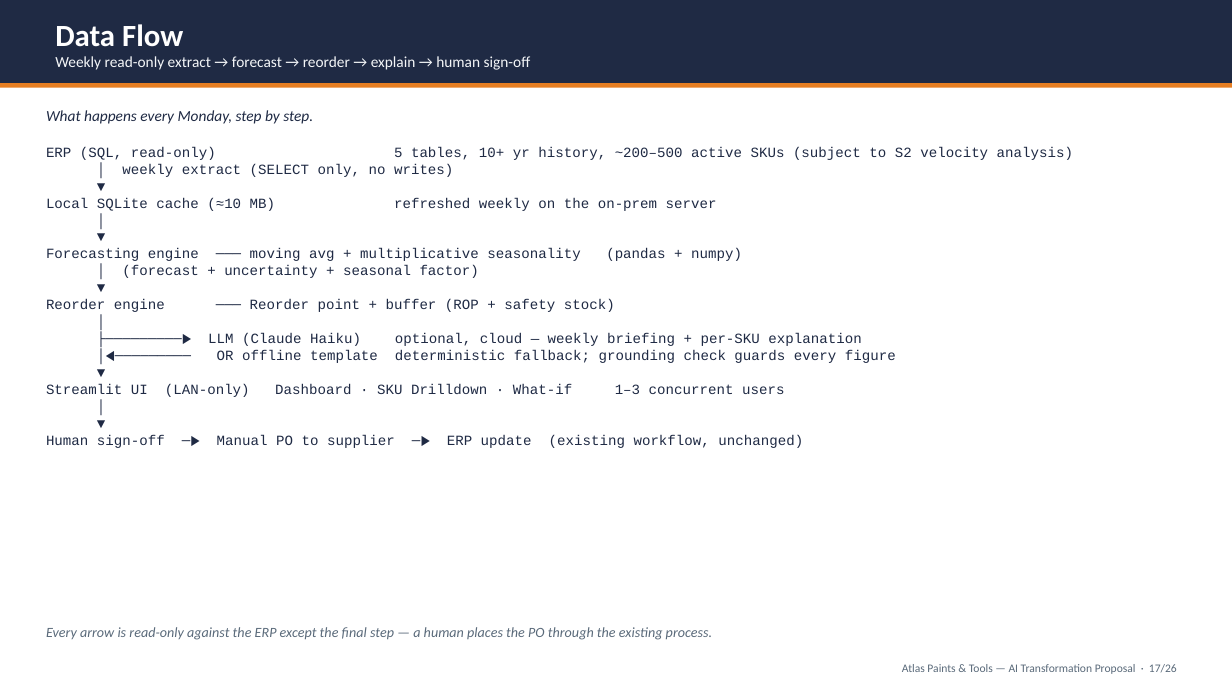
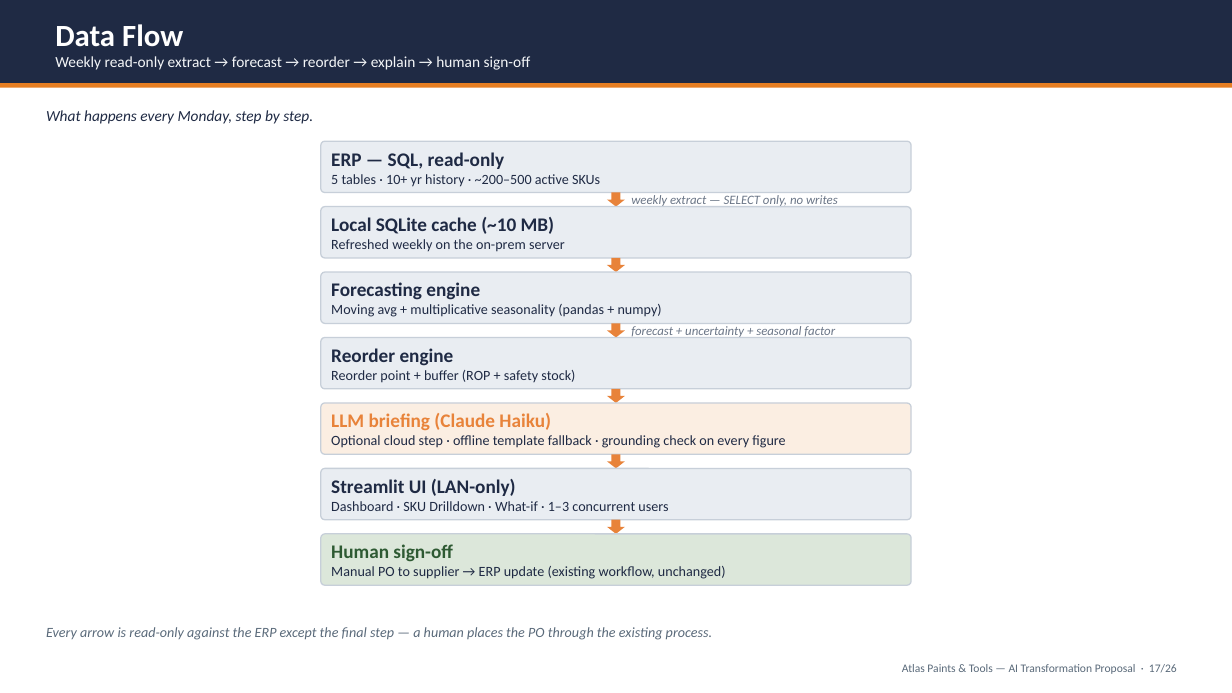
Before and after one commit to Khalifeh11/inventory-reorder-intelligence, a slide deck: slide 17 of proposal/Atlas_AI_Solution_Proposal.pptx. Drawn at 1232x693 pixels with LibreOffice and Linux fonts; fonts in the diff are those of the drawing. Boxes give left, top, right and bottom in pixels: in the first picture for what was removed or moved away, otherwise in the second. Text is boxed around its words. In the diff, an @@ line names an element or a change of style, - is before the commit and + after.

```diff
--- a/proposal/Atlas_AI_Solution_Proposal.pptx
+++ b/proposal/Atlas_AI_Solution_Proposal.pptx
@@ text removed at <box>46,146,1073,448</box> @@
-ERP (SQL, read-only) 5 tables, 10+ yr history, ~200–500 active SKUs (subject to S2 velocity analysis)
-│ weekly extract (SELECT only, no writes)
-▼
-Local SQLite cache (≈10 MB) refreshed weekly on the on-prem server
-│
-▼
-Forecasting engine ─── moving avg + multiplicative seasonality (pandas + numpy)
-│ (forecast + uncertainty + seasonal factor)
-▼
-Reorder engine ─── Reorder point + buffer (ROP + safety stock)
-│
-├─────────▶ LLM (Claude Haiku) optional, cloud — weekly briefing + per-SKU explanation
-│◀───────── OR offline template deterministic fallback; grounding check guards every figure
-▼
-Streamlit UI (LAN-only) Dashboard · SKU Drilldown · What-if 1–3 concurrent users
-│
-▼
-Human sign-off ─▶ Manual PO to supplier ─▶ ERP update (existing workflow, unchanged)
@@ rounded rectangle added at <box>321,141,911,193</box>, fill #E9EDF2, outline #C7CFD9 1 pt, 11 pt, text #1F2A44 @@
+ERP — SQL, read-only
+5 tables · 10+ yr history · ~200–500 active SKUs
@@ rounded rectangle added at <box>321,207,911,259</box>, fill #E9EDF2, outline #C7CFD9 1 pt, 11 pt, text #1F2A44 @@
+Local SQLite cache (~10 MB)
+Refreshed weekly on the on-prem server
@@ down arrow added at <box>607,192,625,206</box>, fill #E8833A @@
@@ text added at <box>631,195,838,207</box>, 10 pt, text #6B7687, italic @@
+weekly extract — SELECT only, no writes
@@ down arrow added at <box>607,258,625,272</box>, fill #E8833A @@
@@ rounded rectangle added at <box>321,272,911,323</box>, fill #E9EDF2, outline #C7CFD9 1 pt, 11 pt, text #1F2A44 @@
+Forecasting engine
+Moving avg + multiplicative seasonality (pandas + numpy)
@@ down arrow added at <box>607,323,625,337</box>, fill #E8833A @@
@@ text added at <box>631,326,835,338</box>, 10 pt, text #6B7687, italic @@
+forecast + uncertainty + seasonal factor
@@ rounded rectangle added at <box>321,337,911,389</box>, fill #E9EDF2, outline #C7CFD9 1 pt, 11 pt, text #1F2A44 @@
+Reorder engine
+Reorder point + buffer (ROP + safety stock)
@@ down arrow added at <box>607,389,625,403</box>, fill #E8833A @@
@@ rounded rectangle added at <box>321,403,911,455</box>, fill #FBEEE2, outline #C7CFD9 1 pt, 11 pt, text #1F2A44 @@
+LLM briefing (Claude Haiku)
+Optional cloud step · offline template fallback · grounding check on every figure
@@ rounded rectangle added at <box>321,469,911,520</box>, fill #E9EDF2, outline #C7CFD9 1 pt, 11 pt, text #1F2A44 @@
+Streamlit UI (LAN-only)
+Dashboard · SKU Drilldown · What-if · 1–3 concurrent users
@@ down arrow added at <box>607,455,625,469</box>, fill #E8833A @@
@@ rounded rectangle added at <box>321,534,911,586</box>, fill #DCE7DA, outline #C7CFD9 1 pt, 11 pt, text #1F2A44 @@
+Human sign-off
+Manual PO to supplier → ERP update (existing workflow, unchanged)
@@ down arrow added at <box>607,519,625,533</box>, fill #E8833A @@
```
Also in this commit, not shown: 13 other slides changed.
